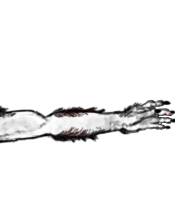
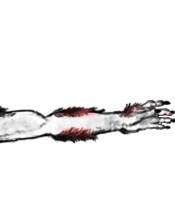
Comparing the layer stacks of the two 175×200 images. Changes:
renamed "Calque 8" to "Calque 9", painted on it over [0, 102, 148, 144]
